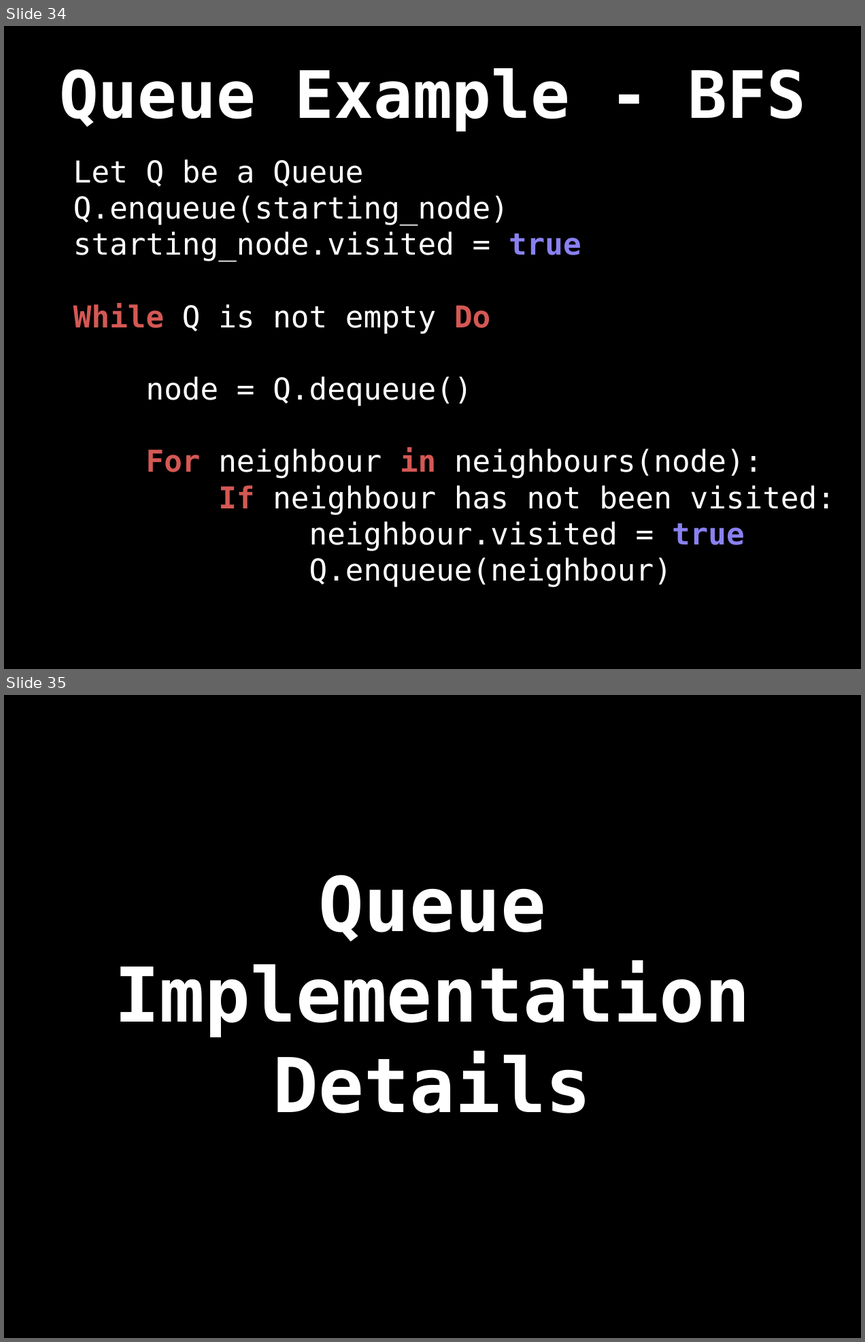
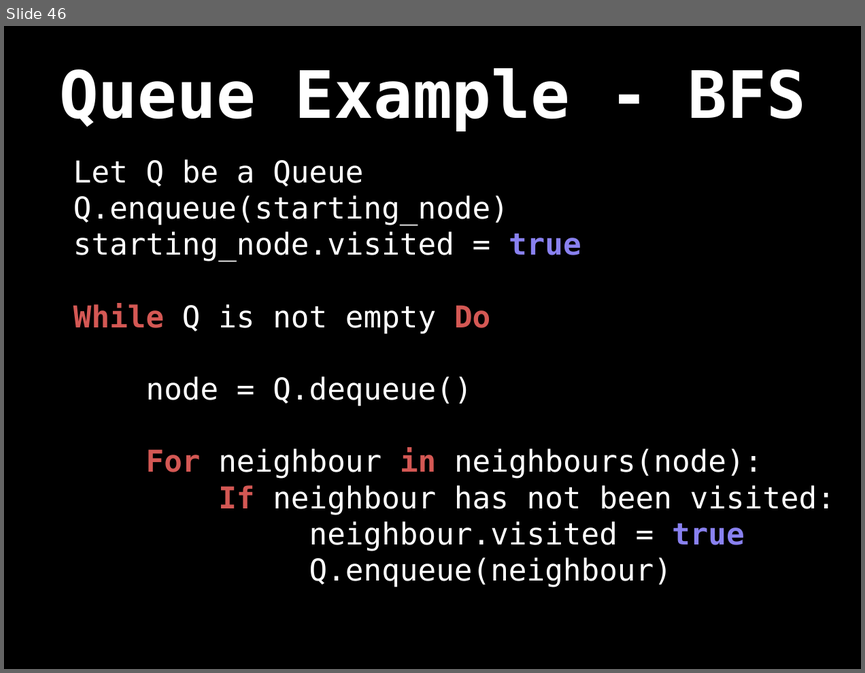
Before and after one commit to williamfiset/DEPRECATED-data-structures, a slide deck: Queue/presentation/Queue.pptx. Shown one above the other, each under a label of ours: slides 34 and 35 before the commit, slide 46 after it. The pictures are 865x1342 and 865x673 pixels, drawn with LibreOffice and Linux fonts; fonts in the diff are those of the drawing. Boxes give left, top, right and bottom in pixels: in the first picture for what was removed or moved away, otherwise in the second. Text is boxed around its words. In the diff, an @@ line names an element or a change of style, - is before the commit and + after.

Commit message:
Updated Queue slides

```diff
--- a/Queue/presentation/Queue.pptx
+++ b/Queue/presentation/Queue.pptx
@@ slide 35 removed at (4,695,861,1338), background #000000 @@
@@ title removed at (114,875,750,1113) @@
-Queue Implementation Details
@@ what was slide 34 is now slide 46 @@
```
Also in this commit, not shown: 1 slide changed, 1 slide added, 6 other slides removed, 2 other files.
